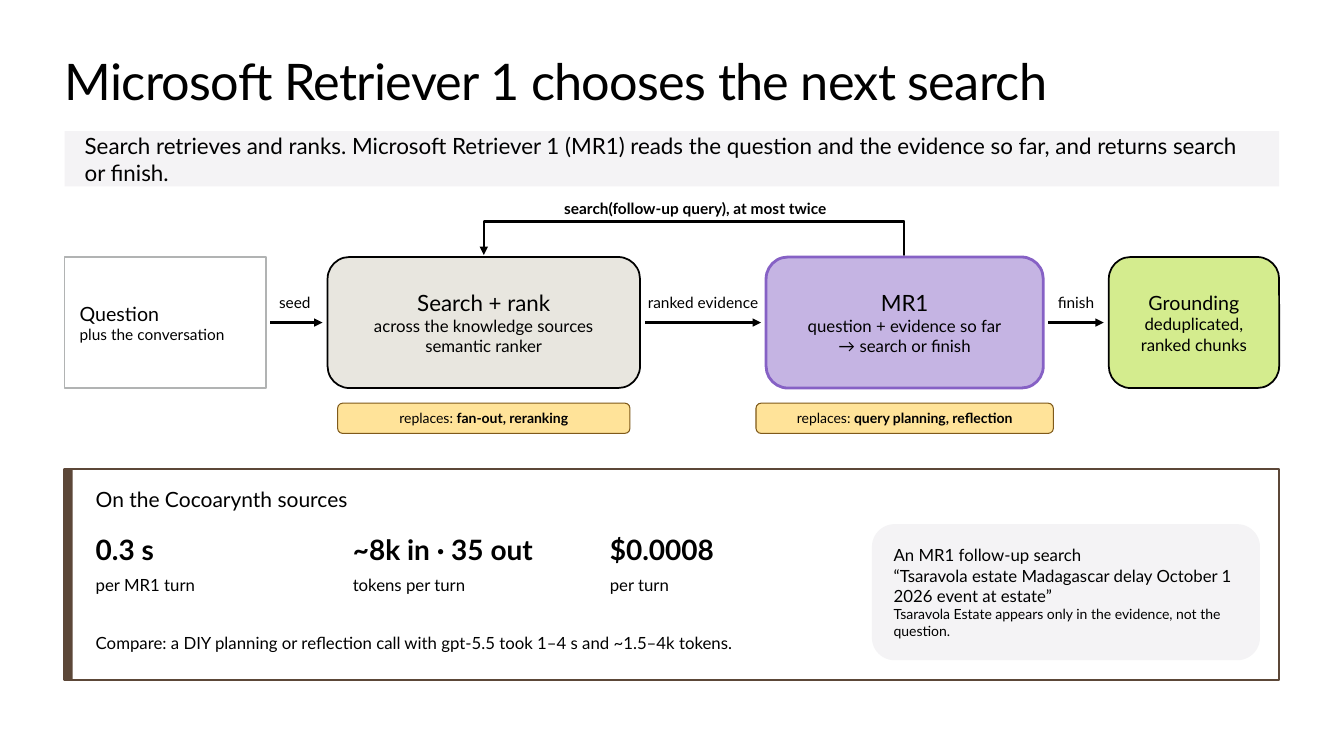
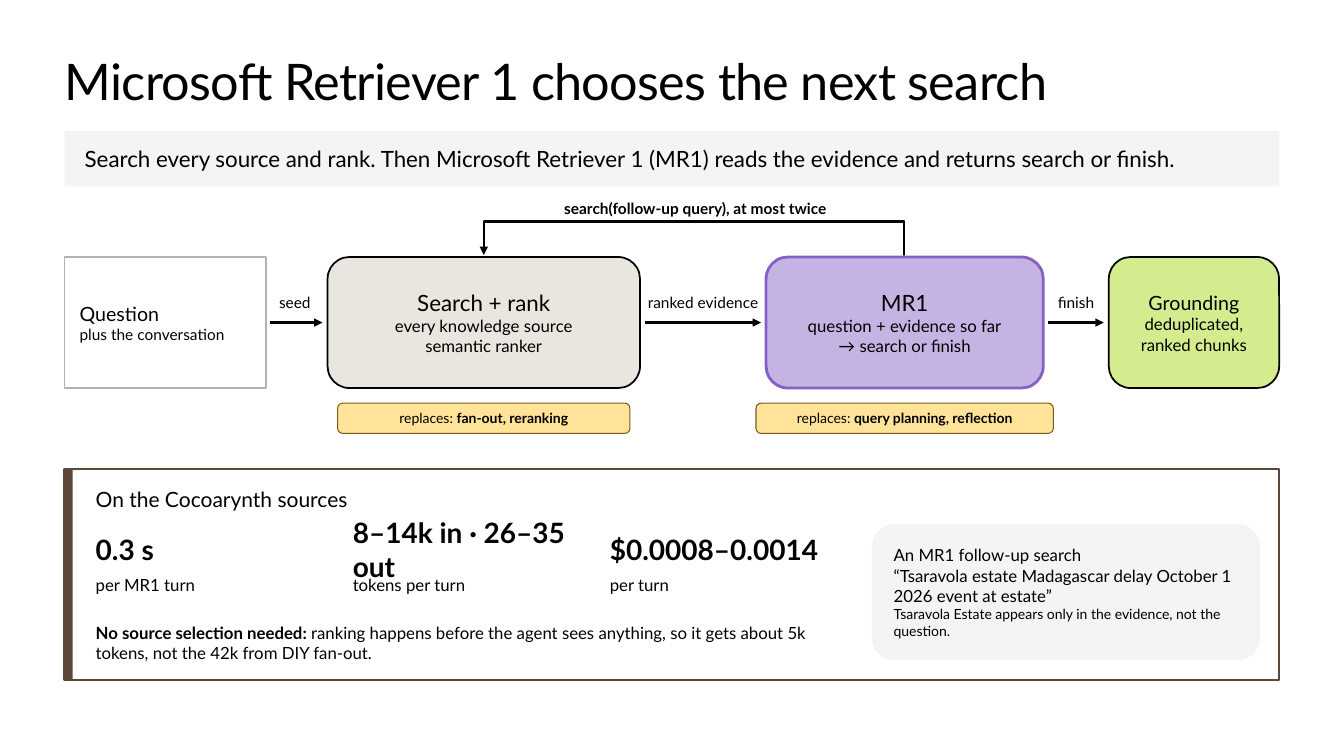
Before and after one commit to microsoft/ignite26-BRK300-building-agentic-retrieval-from-diy-to-foundry-iq, a slide deck: slide 43 of IgniteBRK300-WorkingDeck.pptx. Drawn at 1344x756 pixels with LibreOffice and Linux fonts; fonts in the diff are those of the drawing; background and template pictures are left out. Boxes give left, top, right and bottom in pixels: in the first picture for what was removed or moved away, otherwise in the second. Text is boxed around its words. In the diff, an @@ line names an element or a change of style, - is before the commit and + after.

```diff
--- a/IgniteBRK300-WorkingDeck.pptx
+++ b/IgniteBRK300-WorkingDeck.pptx
@@ text in rectangle at (85, 150, 1175, 171): text changed @@
-Search retrieves and ranks. Microsoft Retriever 1 (MR1) reads the question and the evidence so far, and returns search or finish.
+Search every source and rank. Then Microsoft Retriever 1 (MR1) reads the evidence and returns search or finish.
@@ text in rounded rectangle at (395, 319, 573, 335): text changed @@
-across the knowledge sources
+every knowledge source
@@ text at (353, 522, 565, 583): text changed @@
-~8k in · 35 out
+8–14k in · 26–35 out
@@ text at (610, 537, 818, 563): text changed @@
-$0.0008
+$0.0008–0.0014
@@ text at (96, 626, 806, 661): text changed @@
-Compare: a DIY planning or reflection call with gpt-5.5 took 1–4 s and ~1.5–4k tokens.
+No source selection needed: ranking happens before the agent sees anything, so it gets about 5k tokens, not the 42k from DIY fan-out.
```
Also in this commit, not shown: 34 other slides changed, 1 other file.
